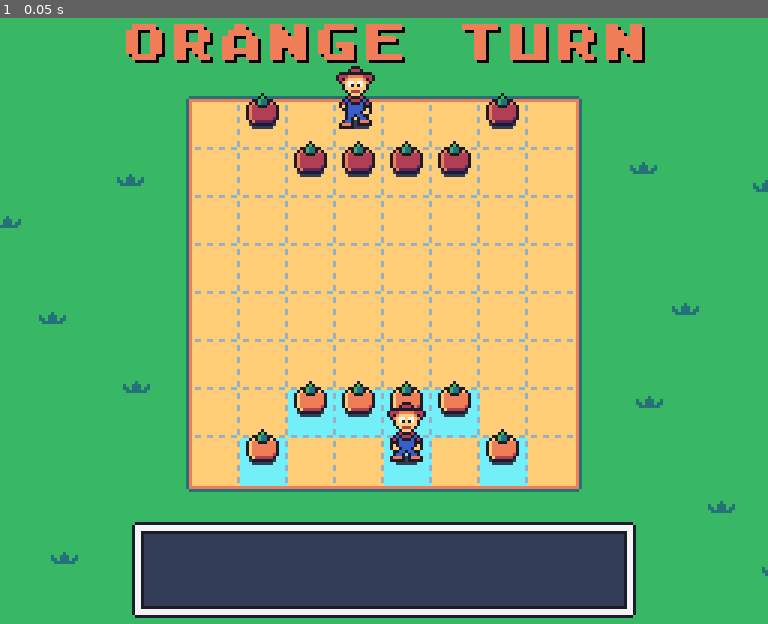
Above: before the commit, frame 1.
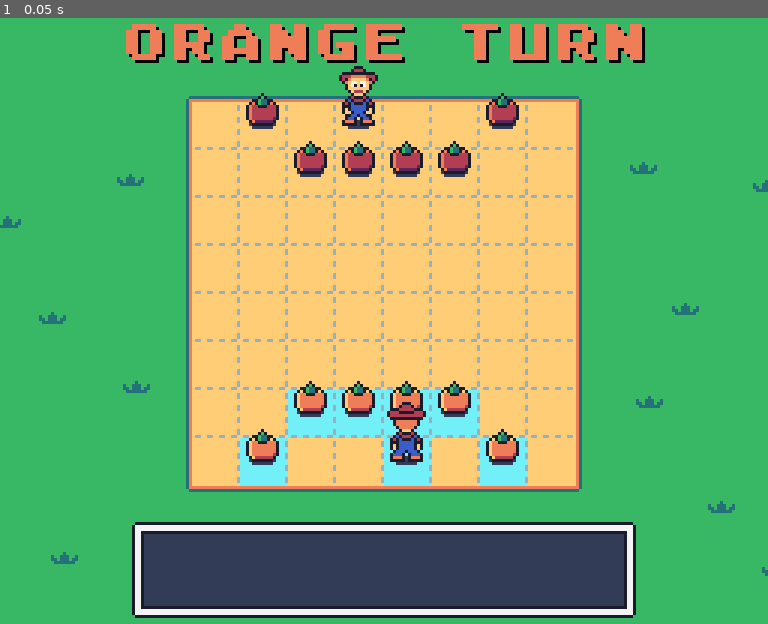
Above: after the commit, the same moment.

Repository: puzzud/Gardon
Game: Godot game, scene res://Scenes/Game.tscn
Same seed, same stepped clock (60 frames per second), same inputs: the game is played once before the commit and once after it. Sound files missing from this copy of the repository are replaced by a short silence.
Inputs:
- Up to frame 1 (0.05 s): no input

The runs differ from the first frame. In frame 1, 0.4% of the frame differs, in the area x 43-56%, y 7-73%.

Commit message:
Wizards face each other at the beginning of each turn.

Diff:
--- a/Scripts/Game.gd
+++ b/Scripts/Game.gd
@@ -46,6 +46,8 @@
 
 	calculateCellActions()
 	$Board.overlayCellActions()
+
+	faceWizards()
 
 	$AudioPlayers/StartTurn1.play()
 
@@ -334,6 +336,10 @@
 		if activePieceStack.empty():
 			endTurn()
 
+func faceWizards():
+	for wizard in getWizards():
+		wizard.faceEnemyWizard()
+
 func onOkButtonPressed():
 	endTurn()
 
